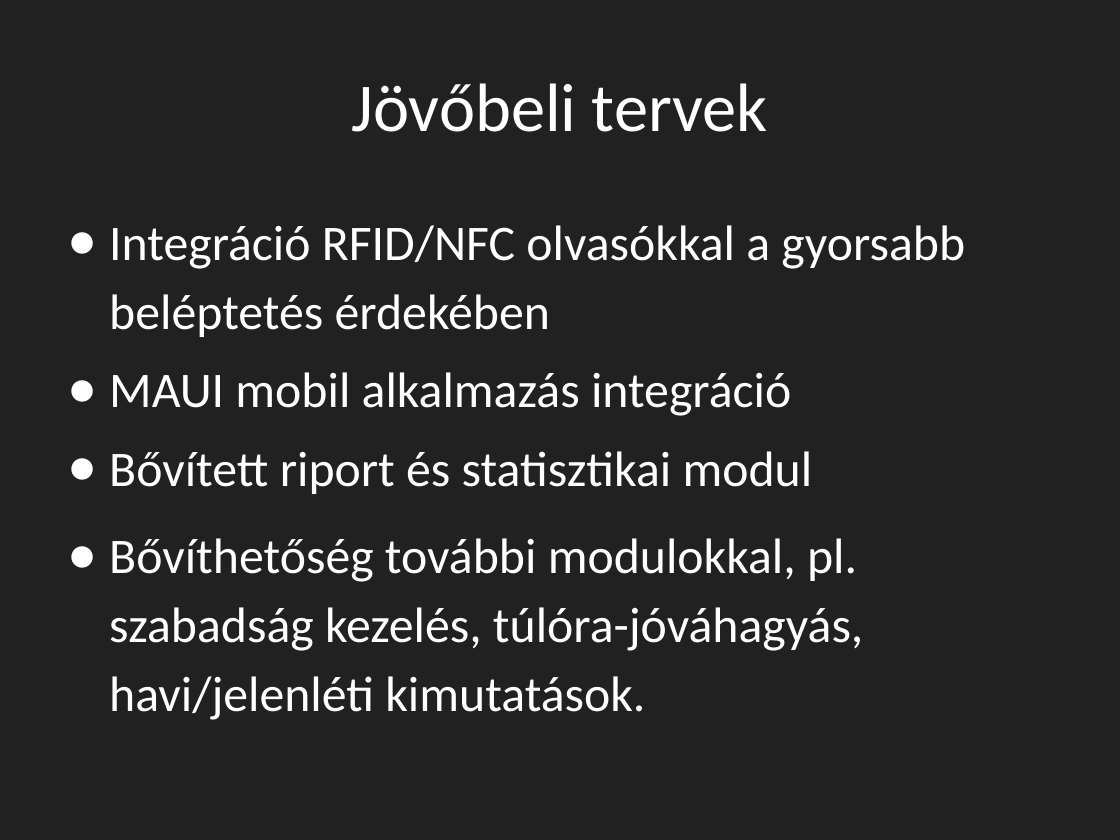
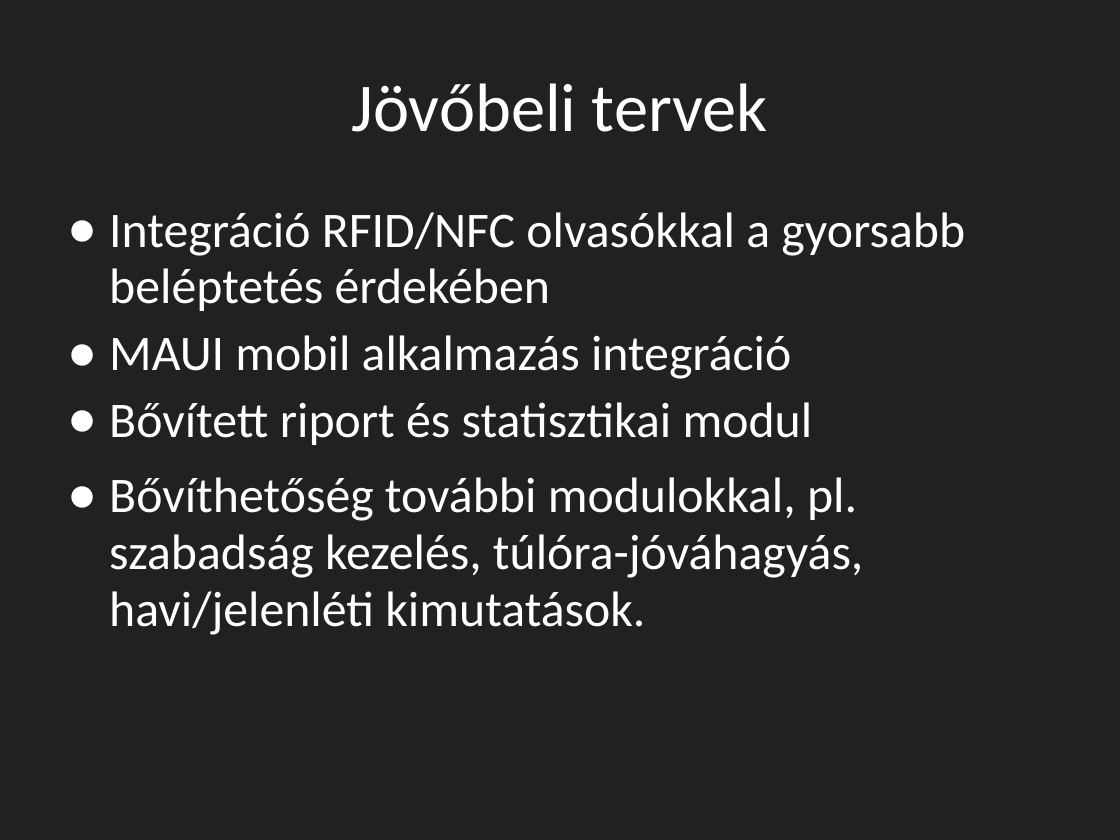
Before and after one commit to SzabolcsMolnar82/--VIZSGA-2025, a slide deck: slide 21 of Dokumentáció/Dolgozoi_belepteto_rendszer_v2.pptx (slide 15 before the commit). Drawn at 1120x840 pixels with LibreOffice and Linux fonts; fonts in the diff are those of the drawing. Boxes give left, top, right and bottom in pixels: in the first picture for what was removed or moved away, otherwise in the second. Text is boxed around its words. In the diff, an @@ line names an element or a change of style, - is before the commit and + after.

```diff
--- a/Dokumentáció/Dolgozoi_belepteto_rendszer_v2.pptx
+++ b/Dokumentáció/Dolgozoi_belepteto_rendszer_v2.pptx
@@ text "Integráció RFID/NFC olvasókkal a gyorsabb ..." at (x1=109, y1=212, x2=965, y2=635): line spacing 1.15 to 0.95 @@
```
Also in this commit, not shown: 2 other slides changed, 7 slides added, 2 other files.
